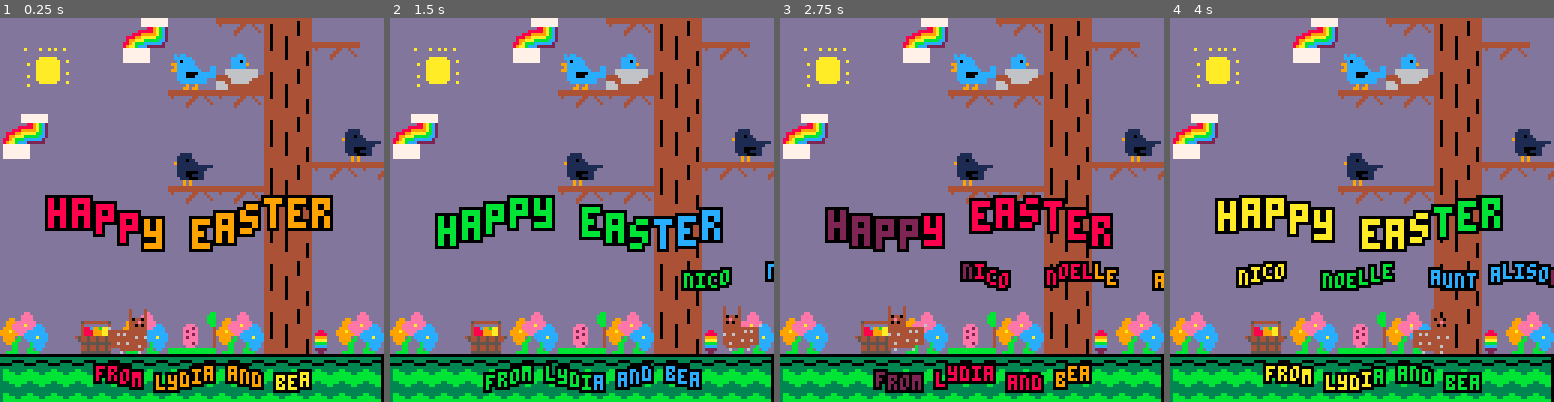
Above: before the commit, frames 1-4 (left to right).
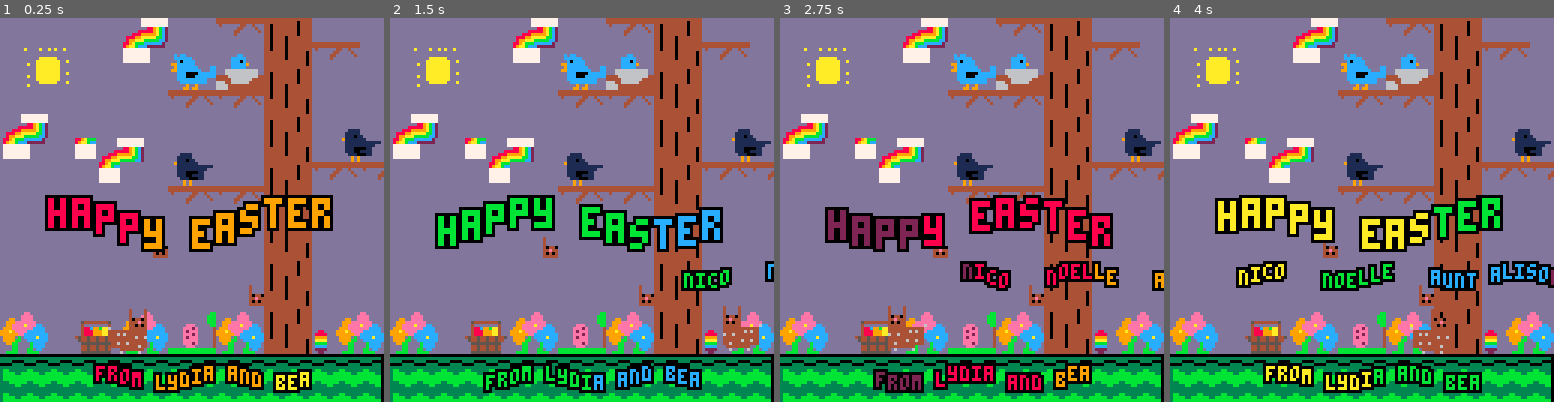
Above: after the commit, the same moments.

Repository: paloblanco/islandgame
Game: PICO-8 cartridge easter.p8
Two runs of this game, one before a commit and one after it. Both use one fixed random seed, a clock stepped at 60 frames per second and the inputs below.
Inputs:
- Up to frame 1 (0.25 s): no input
- Up to frame 2 (1.5 s): no input
- Up to frame 3 (2.75 s): hold Right 1.6-2.1 s; hold Right from 2.47 s (still down)
- Up to frame 4 (4 s): release Right at 3.03 s; hold Left 3.08-3.58 s

The runs differ from the first frame. In frame 1, 1.3% of the frame differs, in the area x 19-69%, y 31-75%; in frame 2, 1.4%; in frame 3, 1.3%; in frame 4, 1.4%.

Commit message:
last changes to easter

Diff:
--- a/easter.p8
+++ b/easter.p8
@@ -360,13 +360,13 @@
 009c9d00000000babb9495aeaf9e9f0000000000000000000000000000000000000000253515151515151516260000000000000000000000000000000000000000000000000032333334000000000000000000000000000000000000000000000000000000000000000000000000000000000000000000000000000000000000
 000000000000008e8f8e8fbebf00000000000000002505050505260000000000000025351515151515151515162600000000000000000000000000000000000000000000000000000000000000000000000000000000000000000000000000000000000000000000000000000000000000000000000000000000000000000000
 a2a300000000009e9f9e9faeaf00acad00000000253515151515162600000000002535151515151515151515151626000000000000000000000000000000000000000000000000000000000000000000000000000000000000000000000000000000000000000000000000000000000000000000000000000000000000000000
-b2b30000000000acad0000bebf00bcbd00000025351515151515151626000000253515151515151515151515151516260000000000000000000000000000000000000000000000000000000000000000000000000000000000000000000000000000000000000000000000000000000000000000000000000000000000000000
-00000000000000bcbd0000aeaf8e8f8e0005053515151515151515151605050535151515151515151515151515151516050505050505050505050505050505050505052900000000000000002a050505000000000000000000000000000000000000000000000000000000000000000000000000000000000000000000000000
+b2b300b2a2a300acad0000bebf00bcbd00000025351515151515151626000000253515151515151515151515151516260000000000000000000000000000000000000000000000000000000000000000000000000000000000000000000000000000000000000000000000000000000000000000000000000000000000000000
+00000000b20000bcbd0000aeaf8e8f8e0005053515151515151515151605050535151515151515151515151515151516050505050505050505050505050505050505052900000000000000002a050505000000000000000000000000000000000000000000000000000000000000000000000000000000000000000000000000
 000000000000008e8f8e8fbebf9e9f9e0015151515151515151515151515151515151515151515151515151515151515151515151515151515151515151515151515153900000000000000003a151515000000000000000000000000000000000000000000000000000000000000000000000000000000000000000000000000
 000000000000009e9f9e9faeaf00000000000000000000000000000000000000000000000000000000000000000000000000000000000000000000000000000000000000000000000000000000000000000000000000000000000000000000000000000000000000000000000000000000000000000000000000000000000000
-0000000000000000000000bebf00000000000000000000000000000000000000000000000000000000000000000000000000000000000000000000000000000000000000000000000000000000000000000000000000000000000000000000000000000000000000000000000000000000000000000000000000000000000000
+000000000000a800000000bebf00000000000000000000000000000000000000000000000000000000000000000000000000000000000000000000000000000000000000000000000000000000000000000000000000000000000000000000000000000000000000000000000000000000000000000000000000000000000000
 0000000000000000000000aeaf00000000000000000000000000000000000000000000000000000000000000000000000000000000000000000000000000000000000000000000000000000000000000000000000000000000000000000000000000000000000000000000000000000000000000000000000000000000000000
-0000000000000000000000bebf00000000000000000000000000000000000000000000000000000000000000000000000000000000000000000000000000000000000000000000000000000000000000000000000000000000000000000000000000000000000000000000000000000000000000000000000000000000000000
+00000000000000000000a8bebf00000000000000000000000000000000000000000000000000000000000000000000000000000000000000000000000000000000000000000000000000000000000000000000000000000000000000000000000000000000000000000000000000000000000000000000000000000000000000
 8a8b0086878a8b88898a8baeafa48a8b00000000000000000000000000000000000000000000000000000000000000000000000000000000000000000000000000000000000000000000000000000000000000000000000000000000000000000000000000000000000000000000000000000000000000000000000000000000
 9a9b0096979a9b98999a9bbebfb49a9b00000000000000000000000000000000000000000000000000000000000000000000000000000000000000000000000000000000000000000000000000000000000000000000000000000000000000000000000000000000000000000000000000000000000000000000000000000000
 2a05050505050505050505050505052900000000000000000000000000000000000000000000000000000000000000000000000000000000000000000000000000000000000000000000000000000000000000000000000000000000000000000000000000000000000000000000000000000000000000000000000000000000
